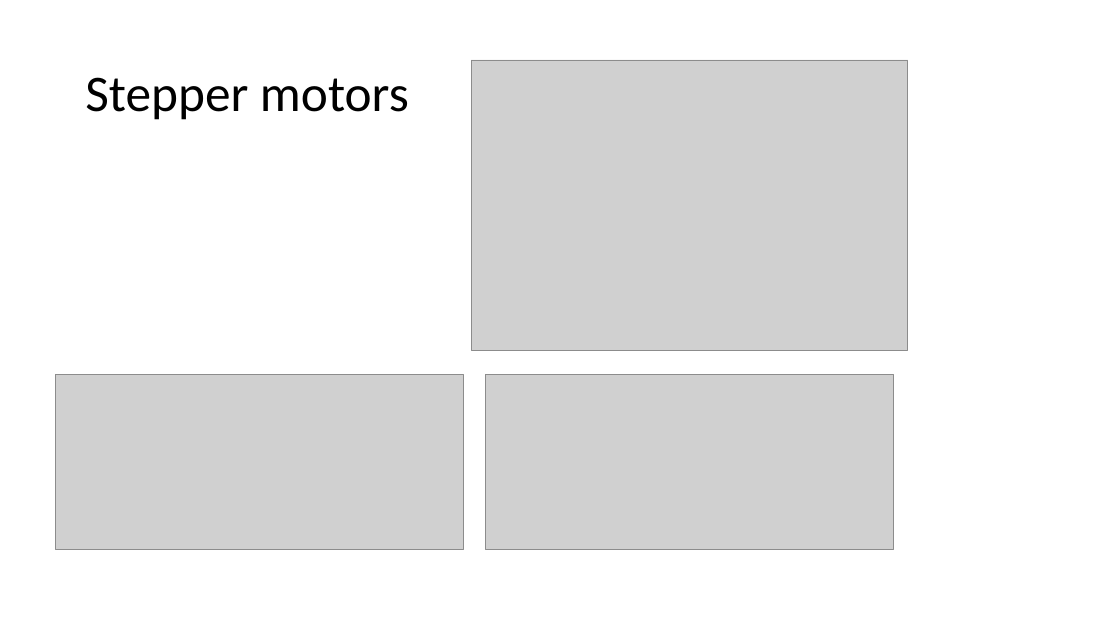
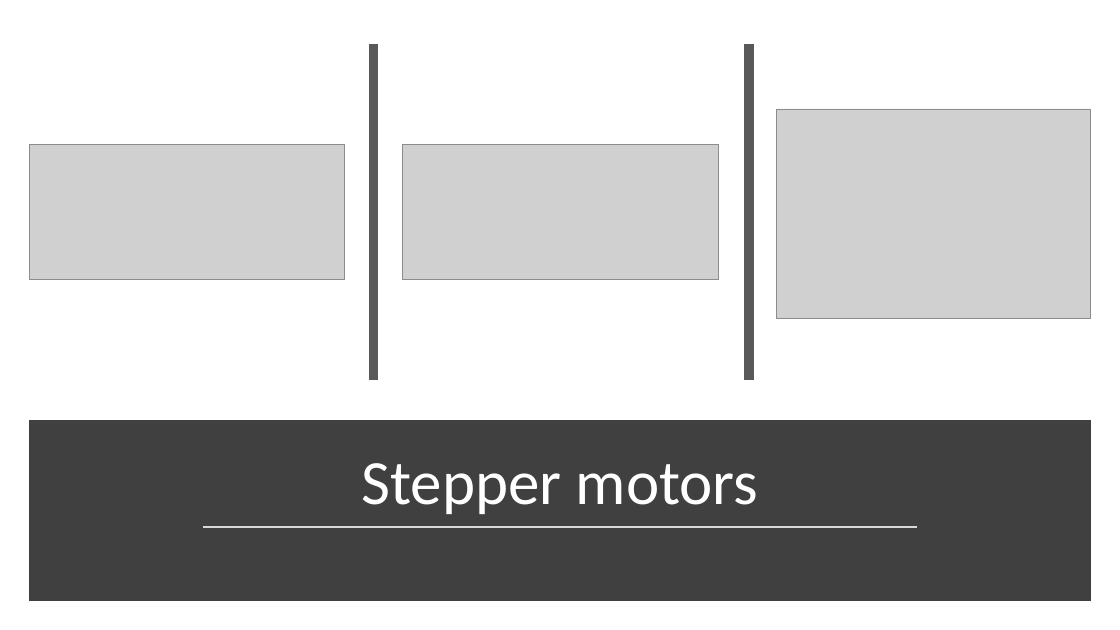
Before and after one commit to AkazeX/GEM, a slide deck: slide 8 of 999_Präsentation/PPP/GEM.pptx. Drawn at 1120x630 pixels with LibreOffice and Linux fonts; fonts in the diff are those of the drawing; grey boxes stand for pictures. Boxes give left, top, right and bottom in pixels: in the first picture for what was removed or moved away, otherwise in the second. Text is boxed around its words. In the diff, an @@ line names an element or a change of style, - is before the commit and + after.

```diff
--- a/999_Präsentation/PPP/GEM.pptx
+++ b/999_Präsentation/PPP/GEM.pptx
@@ line added from (374, 44) to (374, 380), #595959 8 pt @@
@@ line added from (749, 44) to (749, 380), #595959 8 pt @@
@@ picture removed at (x1=471, y1=60, x2=908, y2=350) @@
@@ picture added at (x1=776, y1=109, x2=1091, y2=319) @@
@@ picture resized from (x1=55, y1=375, x2=464, y2=549) to (x1=29, y1=145, x2=344, y2=280) @@
@@ picture resized from (x1=486, y1=375, x2=894, y2=549) to (x1=403, y1=145, x2=718, y2=280) @@
@@ rectangle added at (x1=34, y1=426, x2=1086, y2=596), fill #404040, outline #404040 10 pt @@
@@ title "Stepper motors" moved from (x1=85, y1=77, x2=409, y2=120) to (x1=361, y1=463, x2=759, y2=514) @@
@@ title "Stepper motors" at (x1=361, y1=463, x2=759, y2=514): size 44 to 54 pt, text colour #000000 to #FFFFFF; alignment left to centre; vertical alignment middle to bottom @@
@@ line added from (203, 528) to (918, 528), #D9D9D9 1.75 pt @@
```
Also in this commit, not shown: 8 other slides changed, 6 slides added, 2 slides removed, 5 other files.
